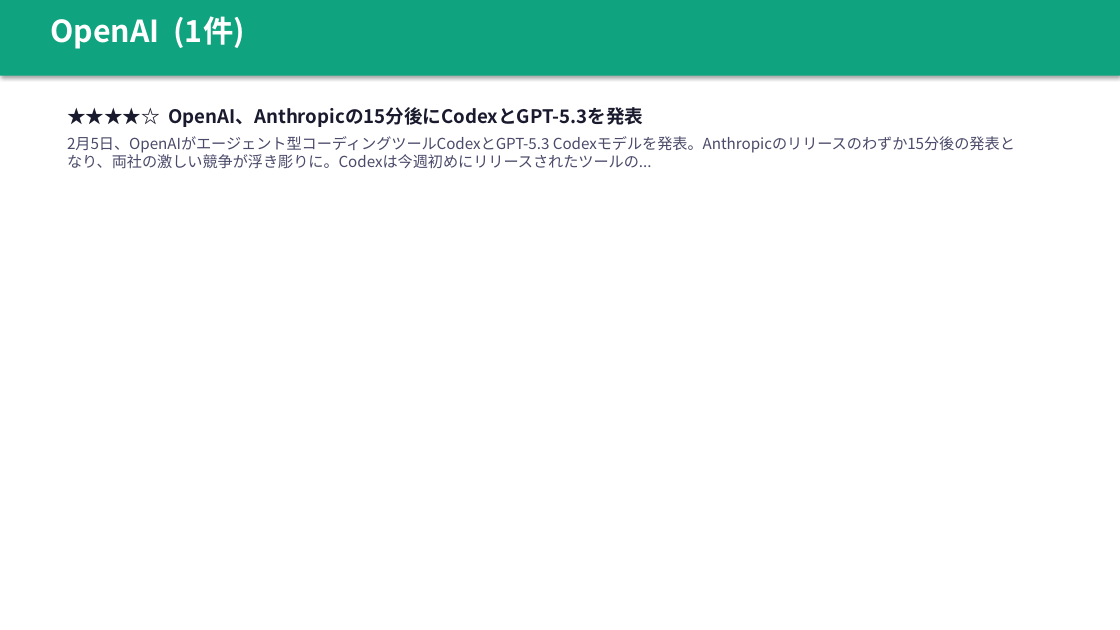
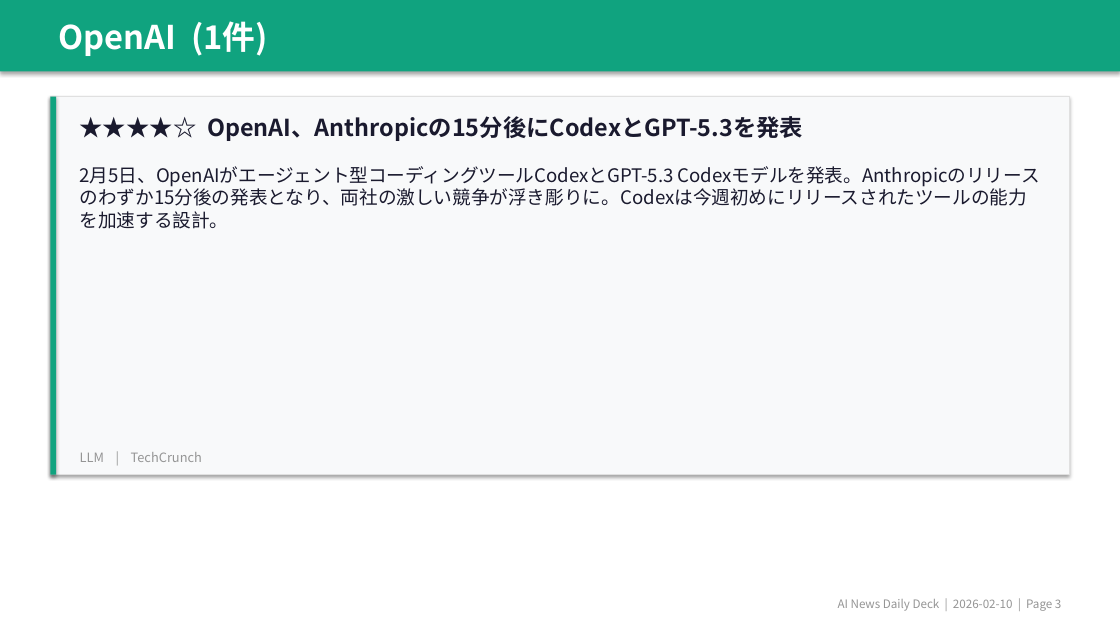
Before and after one commit to chel2311/ai-news-deck-reports, a slide deck: slide 4 of 2026-02-10/report.pptx (slide 3 before the commit). Drawn at 1120x630 pixels with LibreOffice and Linux fonts; fonts in the diff are those of the drawing. Boxes give left, top, right and bottom in pixels: in the first picture for what was removed or moved away, otherwise in the second. Text is boxed around its words. In the diff, an @@ line names an element or a change of style, - is before the commit and + after.

```diff
--- a/2026-02-10/report.pptx
+++ b/2026-02-10/report.pptx
@@ rectangle: place and size @@
-rectangle at bbox=[0, 0, 1120, 76]
+rectangle at bbox=[0, 0, 1120, 71]
@@ text "OpenAI (1件)": place and size @@
-text "OpenAI (1件)" at bbox=[50, 16, 244, 49]
+text "OpenAI (1件)" at bbox=[59, 21, 267, 56]
@@ text "OpenAI (1件)" at bbox=[59, 21, 267, 56]: size 26 to 28 pt @@
@@ rectangle added at bbox=[50, 97, 1070, 475], fill #F8F9FA, outline #E0E0E0 0.5 pt @@
@@ rectangle added at bbox=[50, 97, 56, 475], fill #10A37F @@
@@ text added at bbox=[207, 116, 803, 141], 20 pt, text #1A1A2E, bold @@
+★★★★☆ OpenAI、Anthropicの15分後にCodexとGPT-5.3を発表
@@ text at bbox=[80, 166, 1040, 229]: text changed; size 13 to 16 pt; text colour #4A4A6A to #1A1A2E @@
-★★★★☆ OpenAI、Anthropicの15分後にCodexとGPT-5.3を発表
-2月5日、OpenAIがエージェント型コーディングツールCodexとGPT-5.3 Codexモデルを発表。Anthropicのリリースのわずか15分後の発表となり、両社の激しい競争が浮き彫りに。Codexは今週初めにリリースされたツールの...
+2月5日、OpenAIがエージェント型コーディングツールCodexとGPT-5.3 Codexモデルを発表。Anthropicのリリースのわずか15分後の発表となり、両社の激しい競争が浮き彫りに。Codexは今週初めにリリースされたツールの能力を加速する設計。
@@ text added at bbox=[80, 452, 202, 462], 11 pt, text #959595 @@
+LLM | TechCrunch
@@ text added at bbox=[838, 599, 1061, 611], 10 pt, text #959595 @@
+AI News Daily Deck | 2026-02-10 | Page 3
```
Also in this commit, not shown: 7 other slides changed, 7 slides added, 1 slide removed, 7 other files.
